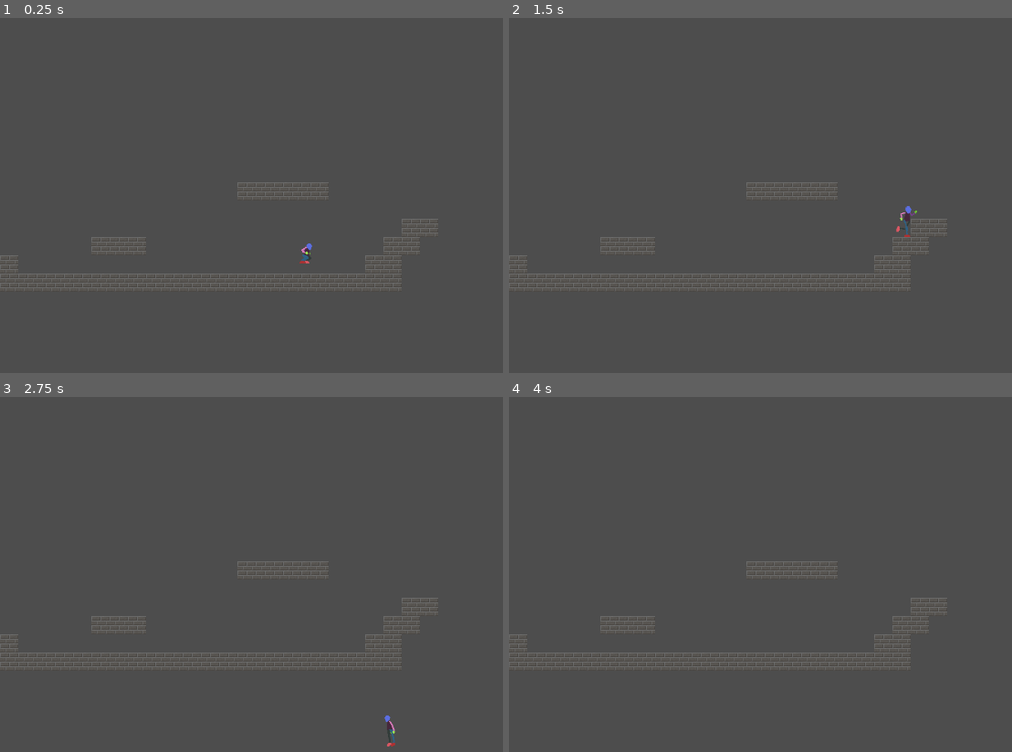
Above: before the commit, frames 1-4 (two rows, left to right).
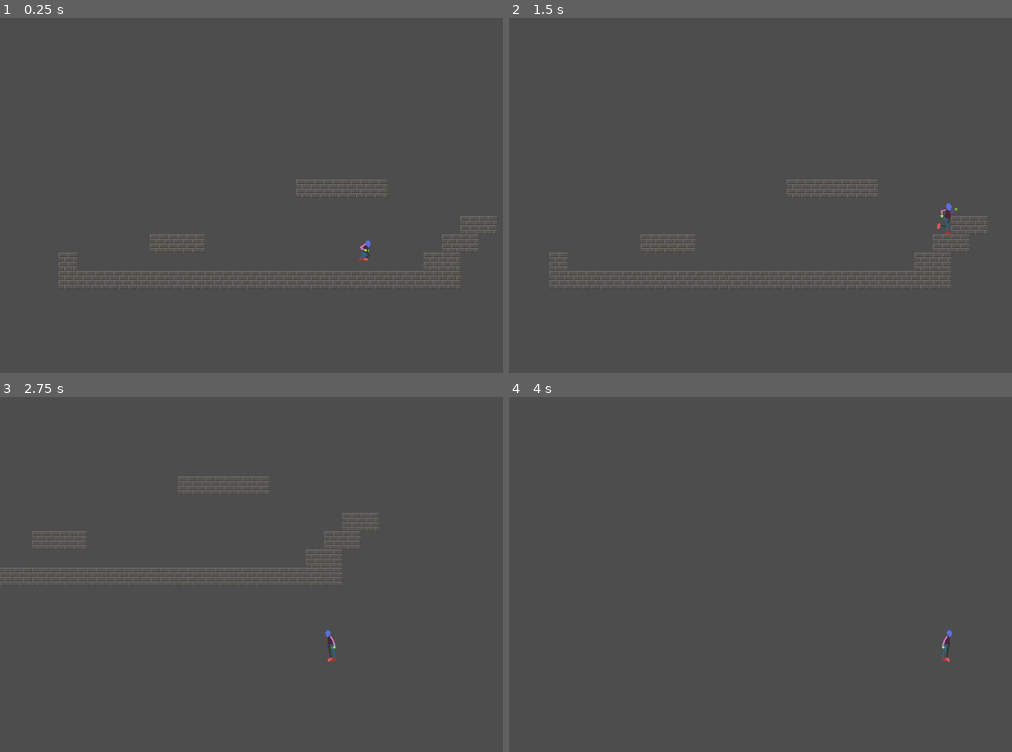
Above: after the commit, the same moments.

Repository: bhansconnect/head-smash
Game: Godot game, scene res://main.tscn
Same seed, same stepped clock (60 frames per second), same inputs: the game is played once before the commit and once after it.
Inputs:
- Up to frame 1 (0.25 s): no input
- Up to frame 2 (1.5 s): hold S (crouch) 0.53-1.28 s; hold D (right) from 0.53 s (still down); tap Space (jump) at 0.77 s; tap S (crouch) at 1.35 s
- Up to frame 3 (2.75 s): tap Space (jump) at 1.52 s; release D (right) at 2.03 s; hold A (left) from 2.03 s (still down); hold S (crouch) from 2.03 s (still down)
- Up to frame 4 (4 s): release A (left) at 2.78 s; release S (crouch) at 2.78 s; hold D (right) from 2.78 s (still down); tap S (crouch) at 2.85 s; tap Space (jump) at 3.02, 3.77 s; hold S (crouch) from 3.53 s (still down)

The runs differ from the first frame. In frame 1, 2.0% of the frame differs, in the area x 0-99%, y 45-77%; in frame 2, 1.9%; in frame 3, 2.3%, in the area x 0-88%, y 22-99%; in frame 4, 1.8%.

Commit message:
add basic following camera

Diff:
--- a/player.tscn
+++ b/player.tscn
@@ -656,3 +656,10 @@
 [node name="BackRayCast2D" type="RayCast2D" parent="."]
 position = Vector2(-7, 5)
 target_position = Vector2(2.08165e-12, -27)
+
+[node name="Camera2D" type="Camera2D" parent="."]
+current = true
+drag_horizontal_enabled = true
+drag_vertical_enabled = true
+drag_left_margin = 0.4
+drag_top_margin = 0.4
